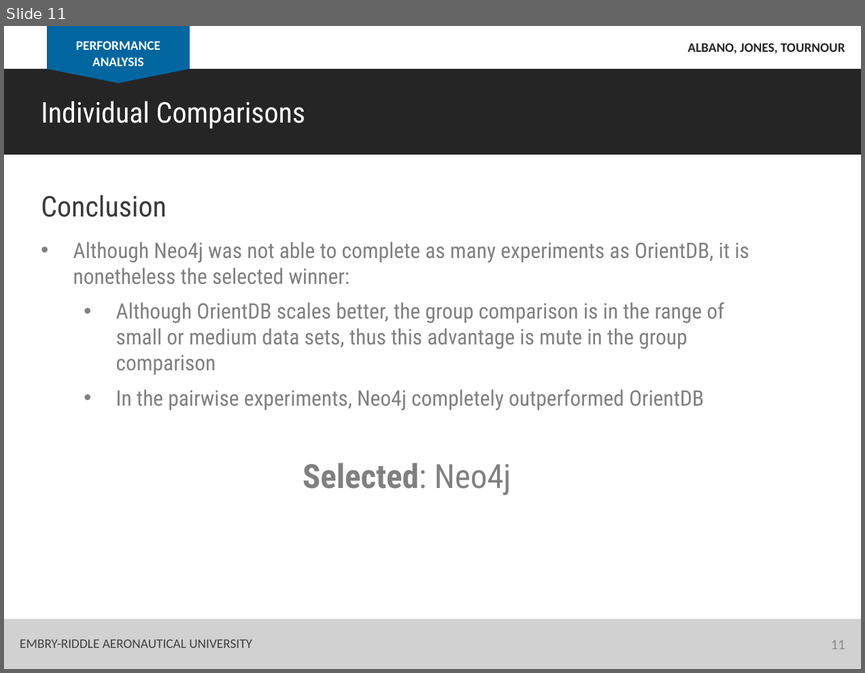
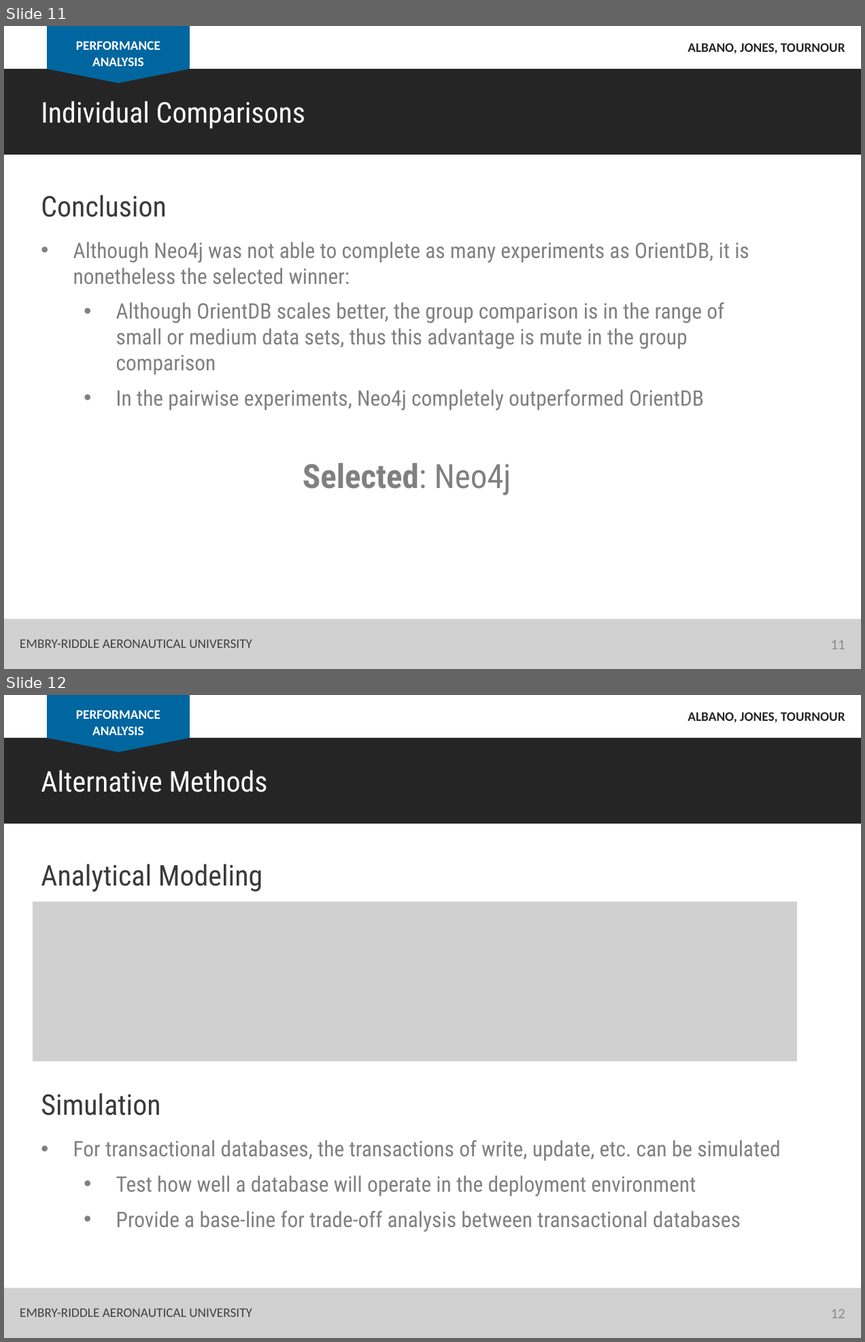
Before and after one commit to albanoj2/se655_final_project, a slide deck: docs/In_class_presentation.pptx. Shown one above the other, each under a label of ours: slide 11 before the commit, slides 11 and 12 after it. The pictures are 865x673 and 865x1342 pixels, drawn with LibreOffice and Linux fonts; fonts in the diff are those of the drawing; grey boxes stand for pictures. Boxes give left, top, right and bottom in pixels: in the first picture for what was removed or moved away, otherwise in the second. Text is boxed around its words. In the diff, an @@ line names an element or a change of style, - is before the commit and + after.

Commit message:
Added alternative methods slide

```diff
--- a/docs/In_class_presentation.pptx
+++ b/docs/In_class_presentation.pptx
@@ slide 12 added at (4,695,861,1338), background #FFFFFF @@
@@ rectangle added at (47,695,190,738), fill #0066A0 @@
@@ text added at (76,710,160,735), 11 pt, text #FFFFFF, bold @@
+PERFORMANCE ANALYSIS
@@ text added at (687,712,845,723), 11 pt, text #252525, bold @@
+ALBANO, JONES, TOURNOUR
@@ rectangle added at (4,738,861,824), fill #252525 @@
@@ triangle added at (47,738,190,752), fill #0066A0 @@
@@ text added at (41,770,268,792), 24 pt, text #FFFFFF @@
+Alternative Methods
@@ text added at (41,864,263,892), 24 pt, text #3A3A3A @@
+Analytical Modeling
@@ picture added at (33,902,797,1061) @@
@@ text added at (41,1093,160,1115), 24 pt, text #3A3A3A @@
+Simulation
@@ text added at (73,1140,780,1232), 18 pt, text #808080 @@
+• For transactional databases, the transactions of write, update, etc. can be simulated
+  • Test how well a database will operate in the deployment environment
+  • Provide a base-line for trade-off analysis between transactional databases
@@ rectangle added at (4,1288,861,1338), fill #D1D1D1 @@
@@ text added at (20,1308,252,1317), 11 pt, text #404040 @@
+EMBRY-RIDDLE AERONAUTICAL UNIVERSITY
@@ page number added at (831,1308,845,1318), 12 pt, text #8C8C8C @@
+12
```
Also in this commit, not shown: 1 slide changed.
